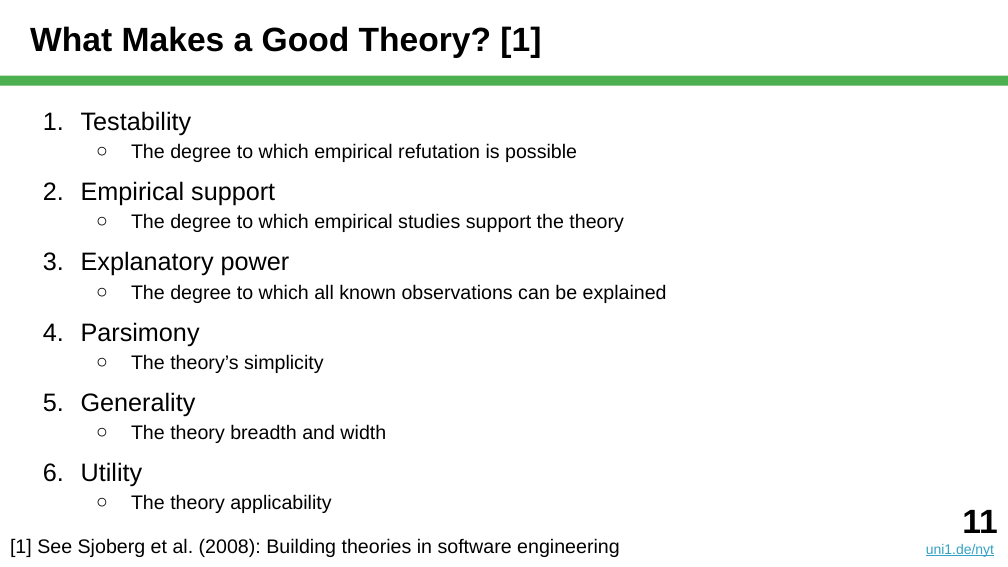
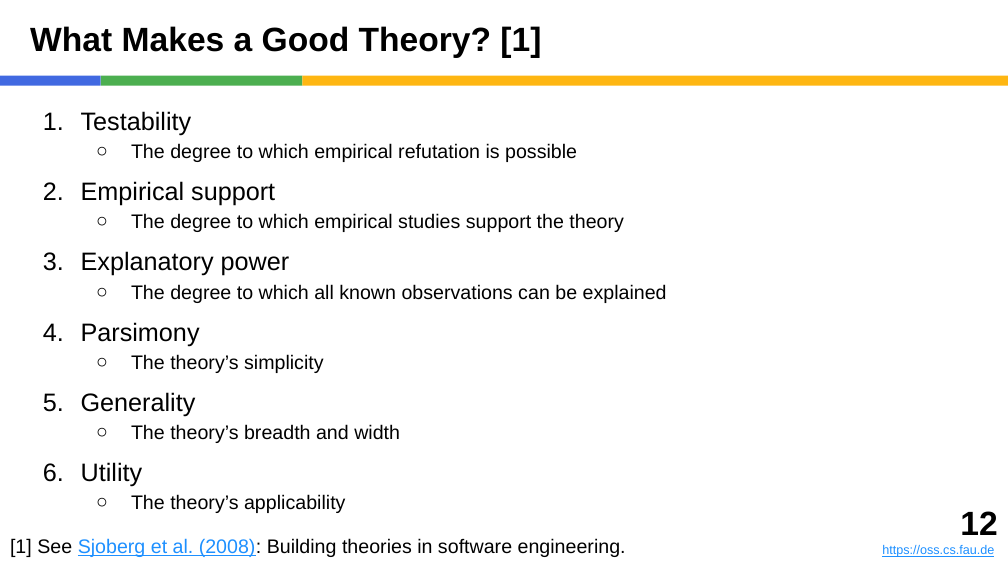
Before and after one commit to dirkriehle/nyt-course, a slide deck: slide 12 of Lecture slides/NYT C01 - Theory Building.pptx (slide 11 before the commit). Drawn at 1008x567 pixels with LibreOffice and Linux fonts; fonts in the diff are those of the drawing. Boxes give left, top, right and bottom in pixels: in the first picture for what was removed or moved away, otherwise in the second. Text is boxed around its words. In the diff, an @@ line names an element or a change of style, - is before the commit and + after.

Commit message:
Updates for C01 theory building

```diff
--- a/Lecture slides/NYT C01 - Theory Building.pptx
+++ b/Lecture slides/NYT C01 - Theory Building.pptx
@@ rectangle added at [0, 76, 101, 86], fill #4169E1 @@
@@ rectangle added at [101, 76, 302, 86], fill #4CAF50 @@
@@ rectangle: place and size @@
-rectangle at [0, 76, 1008, 86]
+rectangle at [302, 76, 1008, 86]
@@ rectangle at [302, 76, 1008, 86]: fill #4CAF50 to #FEB612 @@
@@ text at [131, 424, 400, 443]: text changed @@
-  ○ The theory breadth and width
+  ○ The theory’s breadth and width
@@ text at [131, 494, 345, 513]: text changed @@
-  ○ The theory applicability
+  ○ The theory’s applicability
@@ text at [10, 538, 626, 557]: text changed @@
-[1] See Sjoberg et al. (2008): Building theories in software engineering
+[1] See Sjoberg et al. (2008): Building theories in software engineering.
@@ text added at [882, 511, 997, 557], 9 pt, text #1E90FF, underline @@
+12
+https://oss.cs.fau.de
@@ text removed at [926, 510, 998, 557] @@
-11
-uni1.de/nyt
```
Also in this commit, not shown: 41 other slides changed, 1 slide added, 1 slide removed, 3 other files.
